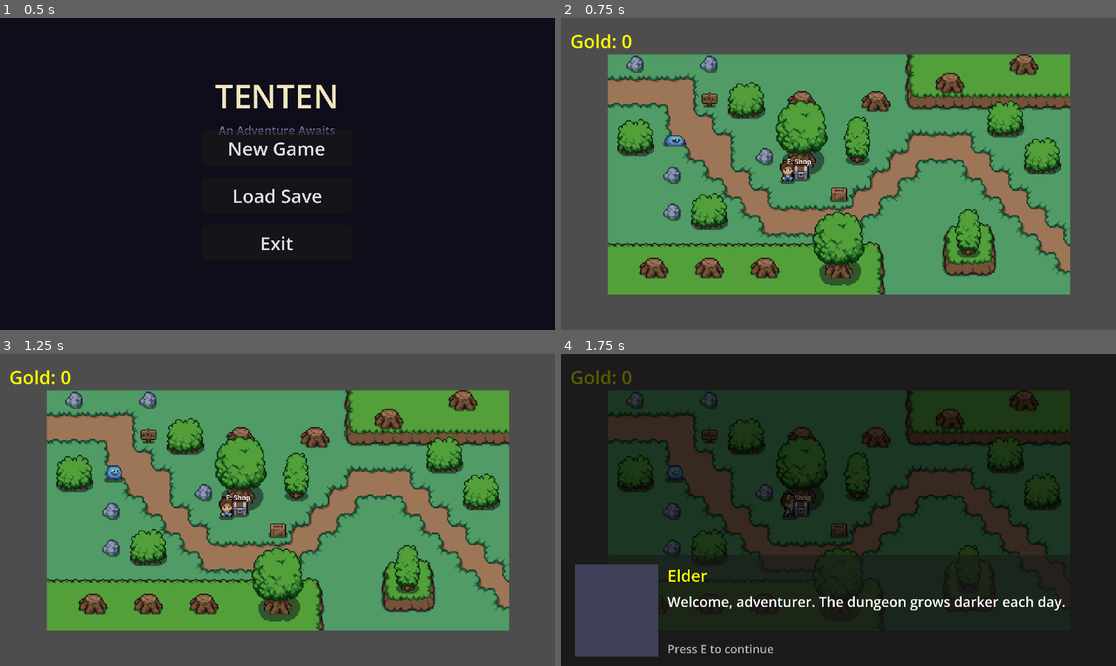
Above: before the commit, frames 1-4 (two rows, left to right).
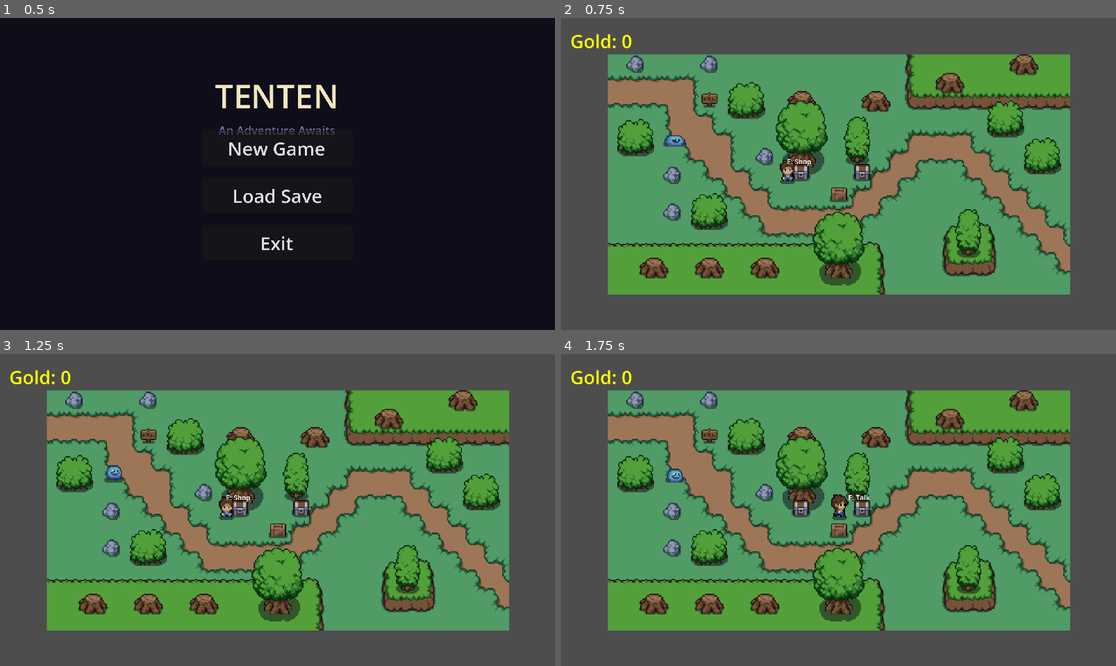
Above: after the commit, the same moments.

Repository: Puget-Sound-Skills-Center/godot-tenten-project
Game: Godot game, scene res://scenes/home_screen.tscn
Two runs of this game, one before a commit and one after it. Both use one fixed random seed, a clock stepped at 60 frames per second and the inputs below.
Inputs (mouse positions are in pixels of both pictures, inside the frame that each line leads up to):
- Up to frame 1 (0.5 s): no input
- Up to frame 2 (0.75 s): click "New Game" at 0.5 s
- Up to frame 3 (1.25 s): no input
- Up to frame 4 (1.75 s): tap Enter at 1.25 s; move the mouse to (960, 494) at 1.27 s; hold D (move_right) from 1.28 s (still down); hold E (interact) from 1.28 s (still down); click (960, 494) at 1.42 s

Frame 1 is identical in both runs. In frame 2, 0.2% of the frame differs, in the area x 52-56%, y 46-53%; in frame 3, 0.2%; in frame 4, 97%, in the area x 0-100%, y 0-100%.
Error in both runs: Invalid call. Nonexistent function 'is_action_just_pressed' in base 'InputEventKey'. (res://script/quest_log.gd:125)

Commit message:
feat(03-05): wire NPC behavioral routing for quest states
- Create blacksmith_npc.gd with 6-priority _select_start_node() (kill quest + story chain step 1)
- Spawn blacksmith at (220,110) in world.gd _ready()
- Extend elder NPC (npc.gd) with 9-branch priority cascade + _quest_unaccepted() helper
- Add story chain step 2 / complete routing to dungeon_dialogue_npc.gd

Diff:
--- /dev/null
+++ b/script/blacksmith_npc.gd
@@ -0,0 +1,81 @@
+extends Node2D
+
+# Blacksmith NPC (Phase 3 — kill quest giver + story chain step 1).
+# Spawned at runtime by world.gd at position (220, 110).
+# Mirrors dungeon_dialogue_npc.gd structure; no shop logic.
+
+var player_nearby: bool = false
+var player_ref: Node2D = null
+var _prompt_label: Label
+
+func _ready() -> void:
+	_build_visual()
+	_build_interaction_area()
+
+func _build_visual() -> void:
+	var sprite := Sprite2D.new()
+	sprite.texture = load("res://art/objects/chest_01.png")
+	sprite.hframes = 4
+	sprite.frame = 0
+	sprite.position = Vector2(0, -8)
+	add_child(sprite)
+
+	_prompt_label = Label.new()
+	_prompt_label.text = "E: Talk"
+	_prompt_label.position = Vector2(-12, -22)
+	_prompt_label.add_theme_font_size_override("font_size", 6)
+	_prompt_label.add_theme_color_override("font_color", Color.WHITE)
+	_prompt_label.visible = false
+	add_child(_prompt_label)
+
+func _build_interaction_area() -> void:
+	var area := Area2D.new()
+	var shape_node := CollisionShape2D.new()
+	var circle := CircleShape2D.new()
+	circle.radius = 20.0
+	shape_node.shape = circle
+	area.add_child(shape_node)
+	area.body_entered.connect(_on_body_entered)
+	area.body_exited.connect(_on_body_exited)
+	add_child(area)
+
+func _process(_delta: float) -> void:
+	if not player_nearby:
+		return
+	if not is_instance_valid(player_ref):
+		return
+	if not Input.is_action_just_pressed("interact"):
+		return
+	if dialogue_manager._panel != null and dialogue_manager._panel.visible:
+		return
+	dialogue_manager.open("blacksmith", _select_start_node())
+
+func _select_start_node() -> String:
+	var state: Dictionary = global.npc_state.get("blacksmith", {})
+	if quest_manager.quest_ready("kill_melee_10"):
+		return "kill_quest_complete"
+	if state.get("quest_accepted_kill_melee_10", false):
+		return "kill_quest_followup"
+	if global.quest_state.has("story_chain"):
+		var sc: Dictionary = global.quest_state["story_chain"]
+		if String(sc.get("status", "")) == "active" and int(sc.get("step", 0)) == 1:
+			return "story_chain_step1"
+	if state.get("story_chain_step1_seen", false):
+		return "story_chain_step1_done"
+	if quest_manager.active_quest_count() >= 3:
+		return "kill_quest_cap_reached"
+	return "kill_quest_offer"
+
+func _on_body_entered(body: Node2D) -> void:
+	if not body.has_method("player"):
+		return
+	player_nearby = true
+	player_ref = body
+	_prompt_label.visible = true
+
+func _on_body_exited(body: Node2D) -> void:
+	if not body.has_method("player"):
+		return
+	player_nearby = false
+	player_ref = null
+	_prompt_label.visible = false
--- a/script/dungeon_dialogue_npc.gd
+++ b/script/dungeon_dialogue_npc.gd
@@ -40,7 +40,16 @@
 		# Guard: if dialogue is already open, do not retrigger (WR-01 mitigation)
 		if dialogue_manager._panel != null and dialogue_manager._panel.visible:
 			return
-		dialogue_manager.open("dungeon_merchant", "greeting")
+		var start := "greeting"
+		if global.quest_state.has("story_chain"):
+			var sc: Dictionary = global.quest_state["story_chain"]
+			var status: String = String(sc.get("status", ""))
+			var step: int = int(sc.get("step", 0))
+			if status == "active" and step == 2:
+				start = "story_chain_step2"
+			elif status == "complete":
+				start = "story_chain_complete"
+		dialogue_manager.open("dungeon_merchant", start)
 
 func _on_body_entered(body: Node2D) -> void:
 	if body.has_method("player"):
--- a/script/npc.gd
+++ b/script/npc.gd
@@ -52,8 +52,26 @@
 		# Dialogue trigger — select start_node based on quest state (DLG-03)
 		var start := "greeting"
 		var state: Dictionary = global.npc_state.get("elder", {})
-		if state.get("quest_accepted_reach_floor_10", false):
+		var story_chain: Dictionary = global.quest_state.get("story_chain", {})
+		var story_status: String = String(story_chain.get("status", ""))
+		var story_step: int = int(story_chain.get("step", 0))
+		var cap_open: bool = quest_manager.active_quest_count() < 3
+		if quest_manager.quest_ready("reach_floor_10"):
+			start = "reach_floor_complete"
+		elif quest_manager.quest_ready("fetch_ancient_relic"):
+			start = "fetch_quest_complete"
+		elif story_status == "active" and story_step == 0:
+			start = "story_chain_accepted"
+		elif state.get("quest_accepted_reach_floor_10", false):
 			start = "quest_follow_up"
+		elif _quest_unaccepted("story_chain") and cap_open:
+			start = "story_chain_offer"
+		elif _quest_unaccepted("fetch_ancient_relic") and cap_open:
+			start = "fetch_quest_offer"
+		elif _quest_unaccepted("reach_floor_10") and cap_open and not state.get("quest_accepted_reach_floor_10", false):
+			start = "quest_offer"
+		elif not cap_open:
+			start = "quest_cap_reached"
 		dialogue_manager.open("elder", start)
 
 func _on_body_entered(body: Node2D) -> void:
@@ -67,3 +85,9 @@
 		player_nearby = false
 		player_ref = null
 		_prompt_label.visible = false
+
+func _quest_unaccepted(qid: String) -> bool:
+	if not global.quest_state.has(qid):
+		return true
+	var st: String = String(global.quest_state[qid].get("status", ""))
+	return st == ""
--- a/script/world.gd
+++ b/script/world.gd
@@ -12,6 +12,12 @@
 		$player.position.x = global.player_exit_cliffside_posx
 		$player.position.y = global.player_exit_cliffside_posy
 	_spawn_shop_npc()
+	_spawn_blacksmith_npc()
+
+func _spawn_blacksmith_npc() -> void:
+	var npc = load("res://script/blacksmith_npc.gd").new()
+	npc.position = Vector2(220, 110)
+	add_child(npc)
 
 func _spawn_shop_npc():
 	var npc = load("res://script/npc.gd").new()
